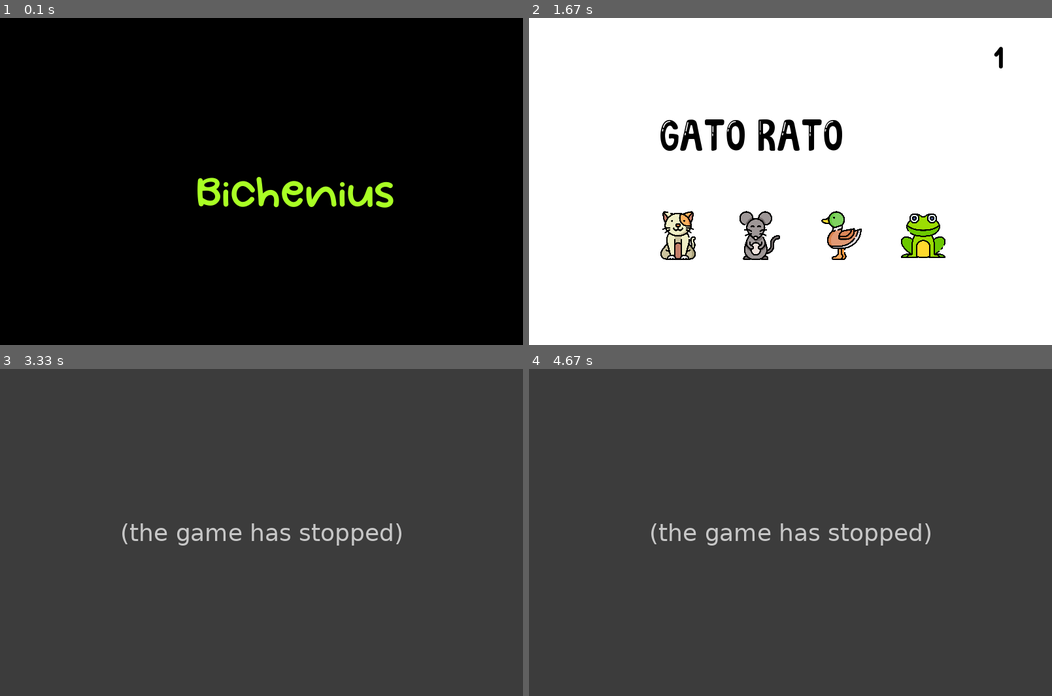
Above: before the commit, frames 1-4 (two rows, left to right).
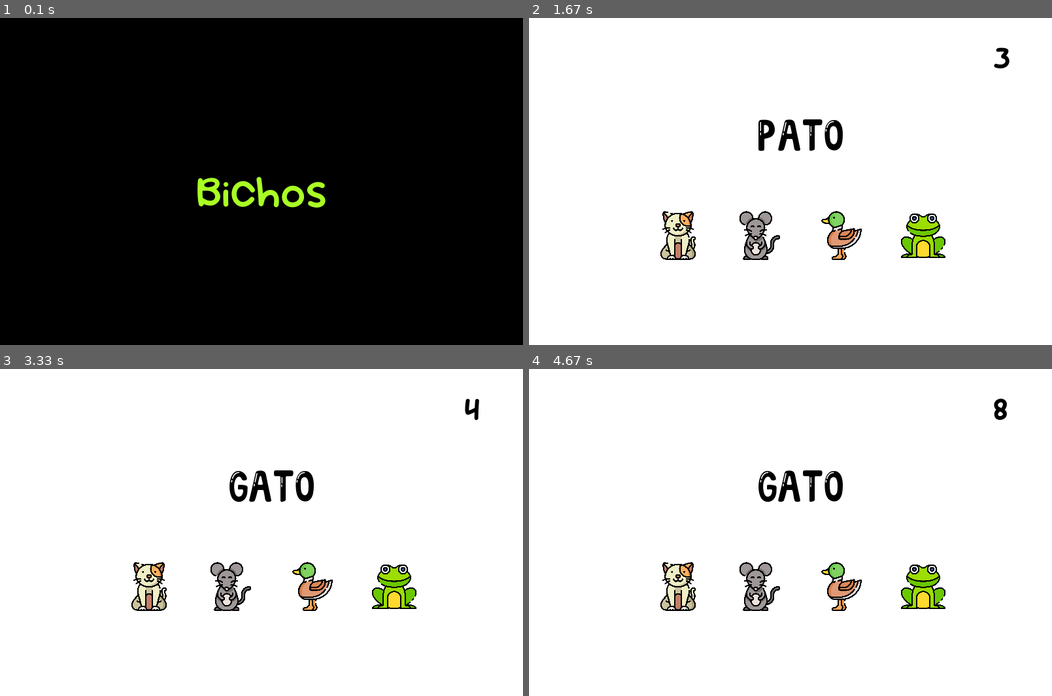
Above: after the commit, the same moments.

Repository: samara-c/Genius_Modificado_Pygame
Game: pygame game, started from Animais.py
Two runs of this game, one before a commit and one after it. Both use one fixed random seed, a clock stepped at 60 frames per second and the inputs below.
Inputs (mouse positions are in pixels of both pictures, inside the frame that each line leads up to):
- Up to frame 1 (0.1 s): no input
- Up to frame 2 (1.67 s): press the mouse at (790, 204) at 0.37 s; move the mouse to (727, 194) at 0.47 s; release the mouse at (664, 184) at 0.6 s; click (759, 233) at 0.8 s; press the mouse at (842, 233) at 1.1 s; move the mouse to (916, 269) at 1.2 s; move the mouse to (989, 305) at 1.3 s; release the mouse at (989, 305) at 1.33 s; press the mouse at (675, 233) at 1.5 s; move the mouse to (675, 259) at 1.6 s
- Up to frame 3 (3.33 s): release the mouse at (146, 637) at 1.73 s; click (313, 584) at 3 s; press the mouse at (146, 584) at 3.3 s
- Up to frame 4 (4.67 s): move the mouse to (759, 512) at 3.4 s; release the mouse at (837, 440) at 3.53 s; press the mouse at (921, 584) at 3.7 s; move the mouse to (874, 548) at 3.8 s; release the mouse at (832, 512) at 3.93 s; press the mouse at (759, 584) at 4.1 s; move the mouse to (842, 571) at 4.2 s; move the mouse to (931, 561) at 4.3 s; release the mouse at (931, 561) at 4.33 s; click (675, 584) at 4.6 s

The runs differ from the first frame. In frame 1, 0.8% of the frame differs, in the area x 53-76%, y 49-58%; in frame 2, 1.2%; in frame 3, 100%, in the area x 0-100%, y 0-100%; in frame 4, 100%.
Error before the commit: IndexError: list index out of range (Animais.py line 235); the game stopped at 3.1 s (later frames are placeholders)

Commit message:
jogo funcionando com um personagem por vez

Diff:
--- a/Animais.py
+++ b/Animais.py
@@ -43,7 +43,7 @@
 
 #Vetores
 vetor_cores=[ROSA_COR, AMARELO_CLARO_COR, AZUL_COR, VERDE_COR]
-vetor_animais_nomes = ["GATO","RATO","SAPO","PATO"]
+vetor_animais_nomes = ["GATO","RATO","PATO","SAPO"]
 vetor_cores_escuras=[ROSA_ESCURO_COR, AMARELO_ESCURO_COR, AZUL_ESCURO_COR, VERDE_ESCURO_COR]
 vetor_rects=[0,0,0,0]
 vetor_cores_nomes=["Rosa", "Amarelo", "Azul", "Verde"]
@@ -177,8 +177,6 @@
 
         if  click[0]:
             self.circulo_nao_clicado = False
-            self.tamanho_figura_x = self.tamanho_figura_x+25
-            self.tamanho_figura_y = self.tamanho_figura_y+25
             for rect in vetor_rects:
 
                 point = pygame.mouse.get_pos()
@@ -195,14 +193,14 @@
                             if (item == vetor_animais_nomes[self.num_cor]):
                                 print ("MESMA COR!")
                                 self.pontos+=1
-                                self.vetor_sorteio.append(0)
+                                vetor_tamanho = len(self.vetor_sorteio)
+                                self.sorteio = True
 
                             # ELE ESTA RECONHECENDO A COR ONDE EH CLICADO POR CONTA DO DICIONARIO QUE EU CRIEI. AGORA PRECISO APENAS ASSOCIAR COM A POSICAO SORTEADA NO INICIO
 
                     print("COLIDIU    " + str(point) )
-
                     self.flag_colisao = True
-                    self.sorteio = True
+
                     break
 
 
@@ -215,26 +213,29 @@
 
     def sorteiaAnimal(self):
         i = 0
-
-
         if self.sorteio:
-            while (i<len(self.vetor_sorteio)-1):
                 self.num_cor = randint(0, (len(vetor_animais_nomes)-1))
+                print(self.num_cor)
                 self.num_cor_do_texto = randint(0, (len(vetor_cores_nomes))-1)
                 self.vetor_sorteio[i] = self.num_cor
                 i+=1
                 print ("sorteado")
-            self.sorteio = False
+                self.sorteio = False
 
     def escreveAnimalNaTela(self):
 
-        pos_1 = 200
+        pos_1 = 350
         pos_2 = 155
 
+
         for num in self.vetor_sorteio:
-            textofinal = quickens_font.render((vetor_animais_nomes[self.vetor_sorteio[num]]), True, PRETO_COR)
-            screen.blit(textofinal, (pos_1, pos_2))
-            pos_1+=150
+            try:
+                textofinal = quickens_font.render((vetor_animais_nomes[self.num_cor]), True, PRETO_COR)
+                screen.blit(textofinal, (pos_1, pos_2))
+                pos_1+=150
+            except:
+                print("DEU ERRO" + str(self.vetor_sorteio))
+                print(vetor_animais_nomes)
 
     def escrevePontosNaTela(self):
         textoPontos = yogurt_mango_font.render(str(self.pontos), True, PRETO_COR)
@@ -243,7 +244,7 @@
 
     def telaDeInicio(self):
         screen.fill(PRETO_COR)
-        textoTitulo = yogurt_mango_font_maior.render("Bichenius", True, VERDE_LIMAO_COR)
+        textoTitulo = yogurt_mango_font_maior.render("Bichos", True, VERDE_LIMAO_COR)
         screen.blit(textoTitulo, (300,230))
 
 
@@ -277,8 +278,8 @@
 
         tela_obj.monta_tela()
         tela_obj.escrevePontosNaTela()
+        tela_obj.sorteiaAnimal()
         tela_obj.desenha_animais()
-        tela_obj.sorteiaAnimal()
         tela_obj.escreveAnimalNaTela()
         tela_obj.checa_colisao()
 
